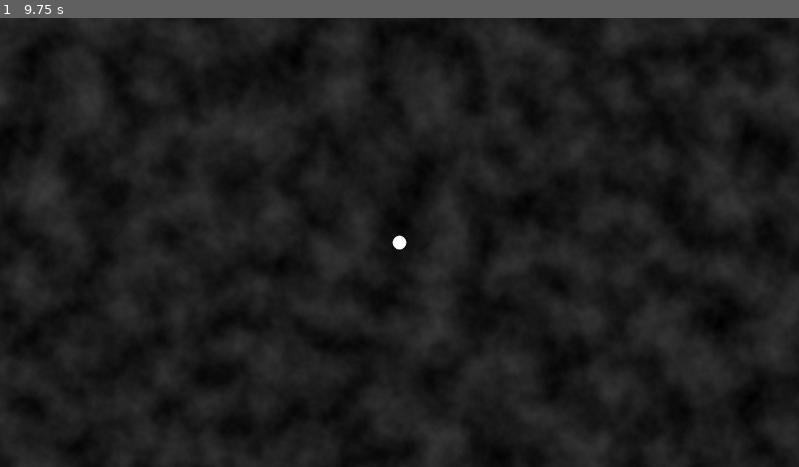
Above: before the commit, frame 1.
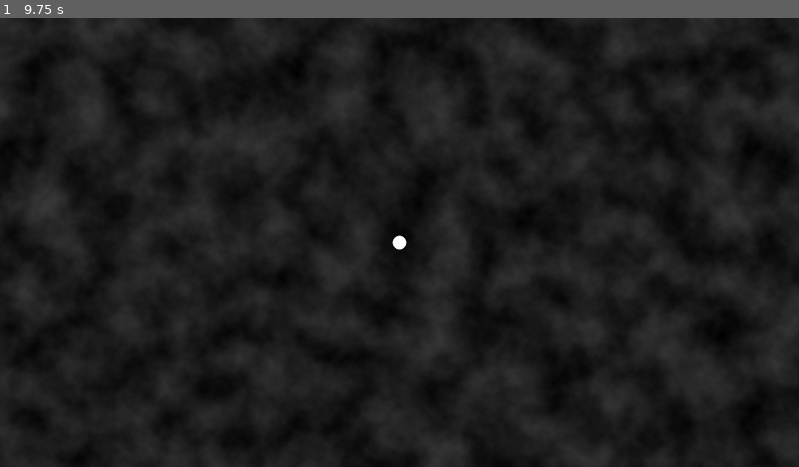
Above: after the commit, the same moment.

Repository: HellHoleStudios/ldjam58
Game: Godot game, scene res://scene/game.tscn
Two runs of this game, one before a commit and one after it. Both use one fixed random seed, a clock stepped at 60 frames per second and the inputs below.
Inputs:
- Up to frame 1 (9.75 s): tap Enter at 0.5, 2, 3.5 s; tap A (A) at 0.6, 2.3, 2.85, 4.55, 5.85, 6.8, 8.1, 9.05 s; tap D (D) at 0.8, 1.35, 3.05, 3.6, 5.3, 6.6, 7.55, 8.85 s; tap Space at 1.25, 2.75, 4.25 s; tap S (S) at 1.55, 2.1, 3.8, 4.35, 6.05, 7.35, 8.3, 9.6 s; tap W (W) at 5.1 s

The runs differ from the first frame. In frame 1, less than 0.1% of the frame differs, in the area x 0-99%, y 0-96%.

Commit message:
重构玩家和星体的类，优化引用结构，更新引力计算

Diff:
--- a/scene/game.tscn
+++ b/scene/game.tscn
@@ -25,8 +25,7 @@
 position = Vector2(-28, 1)
 texture = SubResource("NoiseTexture2D_3fokd")
 
-[node name="player" type="CharacterBody2D" parent="."]
-motion_mode = 1
+[node name="player" type="RigidBody2D" parent="."]
 script = ExtResource("1_5kiuu")
 
 [node name="Sprite2D" type="Sprite2D" parent="player"]
@@ -39,3 +38,5 @@
 shape = SubResource("CircleShape2D_5kiuu")
 
 [node name="stars" type="Node2D" parent="."]
+
+[connection signal="body_entered" from="player" to="player" method="_on_body_entered"]
--- a/script/game.gd
+++ b/script/game.gd
@@ -18,19 +18,27 @@
 	player_pos = $player.position
 	if not stars:
 		return
-	# 1. 检查所有star_displayer是否在圆形边界内
+	clean_up_stars()
+	generate_stars()
+
+	# 计算所有星体间的引力并应用
+	update_star_forces()
+
+func clean_up_stars():
+	# 检查所有star_displayer是否在圆形边界内
 	for star in stars.get_children():
 		var pos = star.position
 		if pos.distance_to(player_pos) > boundary_radius:
 			star.queue_free()
 
-	# 2. 计算新旧圆环区域面积
+func generate_stars():
+	# 计算新旧圆环区域面积
 	var move_dist = player_pos.distance_to(last_player_pos)
 	if move_dist > 0:
 		# 相应方向的半圆向player_pos-last_player_pos运动产生的区域：2*PI*R*dx
 		var ring_area = PI * boundary_radius * move_dist
 		area_accum += ring_area
-		# 3. 按密度生成新star_displayer
+		# 按密度生成新star_displayer
 		var density = boundary_radius * boundary_radius / density_ratio
 		var spawn_count = int(area_accum / density)
 		for i in range(spawn_count):
@@ -57,15 +65,42 @@
 
 	last_player_pos = player_pos
 
+func update_star_forces():
+	# 所有stars内的BaseStarData再加上玩家的BaseStarData
+	var player_star: BaseStarData = $player.get_data()
+	var all_stars: Array = [player_star]
+	for star in stars.get_children():
+		all_stars.append(star.get_data())
+
+	# 计算每对星体间的引力并应用
+	for i in range(all_stars.size()):
+		for j in range(i + 1, all_stars.size()):
+			var star_a: BaseStarData = all_stars[i]
+			var star_b: BaseStarData = all_stars[j]
+			var force = calc_star_force(star_a, star_b)
+			star_a.apply_force(force)
+			star_b.apply_force(-force)
+
+func calc_star_force(star_a: BaseStarData, star_b: BaseStarData) -> Vector2:
+	var G = 1000 # 引力常数，可调整
+	var dir = star_b.get_sprite().global_position - star_a.get_sprite().global_position
+	var dist_sq = dir.length_squared()
+	if dist_sq == 0:
+		return Vector2.ZERO
+	var min_dist = star_a.get_radius() + star_b.get_radius()
+	var dist = sqrt(dist_sq)
+	var force_mag = G * star_a.get_mass() * star_b.get_mass() / dist_sq
+	# 当距离小于两者半径径时，引力线性减小到0
+	if dist < min_dist:
+		force_mag = (dist / min_dist) * (G * star_a.get_mass() * star_b.get_mass() / (min_dist * min_dist))
+	return dir.normalized() * force_mag
+
 var star_partial = preload("res://partial/star_displayer.tscn")
 # 生成star_displayer的函数（需根据实际项目实现）
 func spawn_star_displayer(pos: Vector2):
-	# TODO: 替换为实际生成逻辑
-	var star:StarDisplayer = star_partial.instantiate()
-
-	var base_star=BaseStarData.new()
-	base_star.mass=randf_range(5,15)
+	var star = star_partial.instantiate()
+	var base_star = BaseStarData.new()
 	star.set_data(base_star)
-
+	base_star.set_mass(randf_range(5, 15))
 	star.position = pos
 	stars.add_child(star)
--- a/script/obj/BaseStarData.gd
+++ b/script/obj/BaseStarData.gd
@@ -2,3 +2,55 @@
 class_name BaseStarData
 
 var mass: float
+var sprite: Sprite2D
+var collision_shape: CollisionShape2D
+var rigidbody: RigidBody2D
+
+func _init(_mass: float = 1.0, _sprite: Sprite2D = null, _collision_shape: CollisionShape2D = null, _rigidbody: RigidBody2D = null):
+    mass = _mass
+    sprite = _sprite
+    collision_shape = _collision_shape
+    rigidbody = _rigidbody
+    if sprite and collision_shape:
+        update_visual()
+
+func get_mass() -> float:
+    return mass
+
+func set_mass(_mass: float):
+    mass = _mass
+    update_visual()
+
+func get_radius() -> float:
+    return mass
+
+func update_visual():
+    var radius = get_radius()
+    if sprite:
+        sprite.scale = Vector2(1, 1) * radius / 32
+    if collision_shape and collision_shape.shape is CircleShape2D:
+        collision_shape.shape.radius = radius
+
+func set_sprite(_sprite: Sprite2D):
+    sprite = _sprite
+    update_visual()
+
+func set_collision_shape(_collision_shape: CollisionShape2D):
+    collision_shape = _collision_shape
+    update_visual()
+
+func set_rigidbody(_rigidbody: RigidBody2D):
+    rigidbody = _rigidbody
+
+func get_sprite() -> Sprite2D:
+    return sprite
+
+func get_collision_shape() -> CollisionShape2D:
+    return collision_shape
+
+func get_rigidbody() -> RigidBody2D:
+    return rigidbody
+
+func apply_force(force: Vector2):
+    if rigidbody:
+        rigidbody.apply_central_impulse(force)
--- a/script/obj/star_displayer.gd
+++ b/script/obj/star_displayer.gd
@@ -1,11 +1,14 @@
-extends Node2D
+extends RigidBody2D
 class_name StarDisplayer
 
 var data: BaseStarData
 
-func set_data(data: BaseStarData):
-	self.mass=data.mass
-	var rad=data.mass # TODO
-	$CollisionShape2D.shape=CircleShape2D.new()
-	$CollisionShape2D.shape.radius=rad
-	$Sprite2D.scale=Vector2(rad,rad)/32
+func get_data() -> BaseStarData:
+	return data
+
+func set_data(d: BaseStarData):
+	data = d
+	data.set_sprite($Sprite2D)
+	data.set_collision_shape($CollisionShape2D)
+	data.set_rigidbody(self)
+	data.update_visual()
--- a/script/ui/player.gd
+++ b/script/ui/player.gd
@@ -1,18 +1,24 @@
-extends CharacterBody2D
+extends RigidBody2D
 
 # Constants for movement tuning
 @export var SPEED = 300.0
 @export var ACCELERATION = 5.0 # Higher value means faster acceleration/deceleration
 
-var mass: float
+var data: BaseStarData
+
+func get_data() -> BaseStarData:
+	return data
 
 func _ready() -> void:
-	set_mass(10)
+	data = BaseStarData.new()
+	data.set_sprite($Sprite2D)
+	data.set_collision_shape($CollisionShape2D)
+	data.set_rigidbody(self)
+	data.set_mass(10)
 
-func set_mass(mass: float):
-	self.mass=mass
-	$Sprite2D.scale=Vector2(mass,mass)/32
-	$CollisionShape2D.shape.radius=mass
+	print(contact_monitor)
+	contact_monitor = true
+	max_contacts_reported = 4
 
 func _physics_process(delta):
 	# 1. Get the player input direction
@@ -23,15 +29,14 @@
 
 	# 3. Smoothly accelerate/decsdselerate towards the target velocity using lerp
 	# This is the key to smooth movement.
-	velocity = velocity.lerp(target_velocity, ACCELERATION * delta)
+	# For RigidBody2D, we set the linear_velocity directly
+	linear_velocity = linear_velocity.lerp(target_velocity, ACCELERATION * delta)
 
-	# 4. Apply movement
-	var collider:KinematicCollision2D=move_and_collide(velocity * delta)
-	if collider:
-		var star:StarDisplayer=collider.get_collider()
-		#var star:StarDisplayer=target.get_parent()
-
-		if star.mass<self.mass:
-			set_mass(star.mass+self.mass)
+func _on_body_entered(body: Node) -> void:
+	print("collide!")
+	if body is StarDisplayer:
+		var star: StarDisplayer = body
+		if star.data.get_mass() < data.get_mass():
+			data.set_mass(star.data.get_mass() + data.get_mass())
 			star.queue_free()
-			print("Sucked!!! New mass:",mass)
+			print("Sucked!!! New mass:", data.get_mass())
